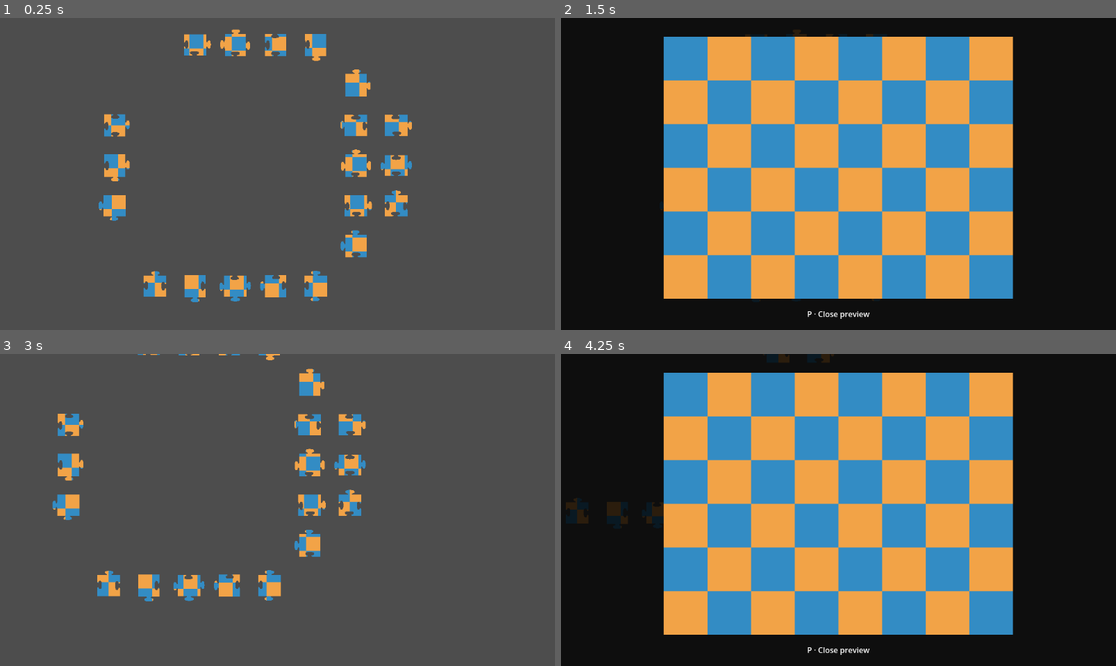
Above: before the commit, frames 1-4 (two rows, left to right).
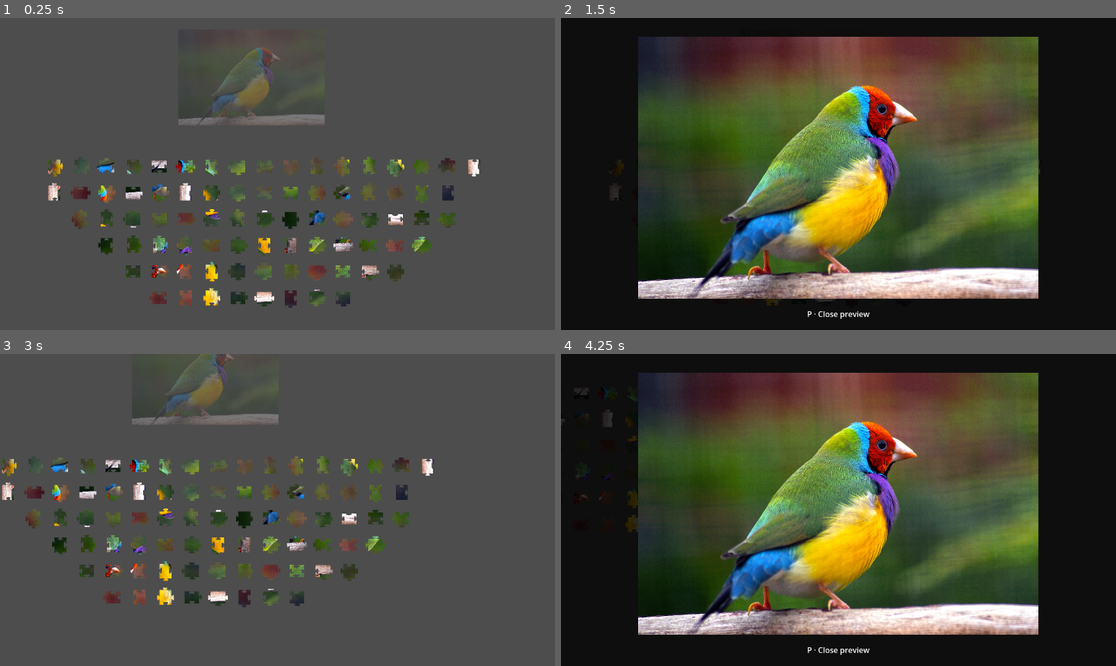
Above: after the commit, the same moments.

Repository: sempitern0/JigsawG
Game: Godot game, scene res://examples/puzzle_lab.tscn
The game is run twice, just before and just after one commit, with the same random seed, the same clock (stepped at 60 frames per second) and the same inputs.
Inputs (mouse positions are in pixels of both pictures, inside the frame that each line leads up to):
- Up to frame 1 (0.25 s): no input
- Up to frame 2 (1.5 s): tap Enter at 0.5 s; move the mouse to (960, 158) at 0.52 s; tap P at 0.6 s; click (960, 158) at 0.67 s; tap Space at 1.25 s; drag from (727, 189) to (810, 236) at 1.27 s
- Up to frame 3 (3 s): tap Enter at 2 s; move the mouse to (333, 441) at 2.02 s; tap P at 2.1 s; click (333, 441) at 2.17 s; tap Space at 2.75 s; drag from (249, 572) to (111, 463) at 2.77 s
- Up to frame 4 (4.25 s): tap Enter at 3.5 s; move the mouse to (1005, 556) at 3.52 s; tap P at 3.6 s; click (1005, 556) at 3.67 s

The runs differ from the first frame. In frame 1, 13% of the frame differs, in the area x 8-87%, y 3-93%; in frame 2, 60%; in frame 3, 12%; in frame 4, 60%, in the area x 0-87%, y 0-90%.

Commit message:
refactor(example): preserve puzzle lab settings in root config Resource

Diff:
--- a/examples/configs/standard_puzzle.tres
+++ b/examples/configs/standard_puzzle.tres
@@ -1,16 +1,19 @@
-[gd_resource type="Resource" script_class="JigsawPuzzleConfig" load_steps=10 format=3]
+[gd_resource type="Resource" script_class="JigsawPuzzleConfig" load_steps=11 format=3]
 
 [ext_resource type="Script" path="res://addons/jigsawg/resources/jigsaw_puzzle_config.gd" id="1"]
 [ext_resource type="Script" path="res://addons/jigsawg/resources/jigsaw_gameplay_settings.gd" id="2"]
 [ext_resource type="Script" path="res://addons/jigsawg/resources/jigsaw_camera_settings.gd" id="3"]
 [ext_resource type="Script" path="res://addons/jigsawg/resources/jigsaw_appearance_settings.gd" id="4"]
 [ext_resource type="Script" path="res://addons/jigsawg/resources/jigsaw_feedback_settings.gd" id="5"]
+[ext_resource type="Texture2D" path="res://examples/images/wallpaperflare.com_wallpaper.jpg" id="6"]
 
 [sub_resource type="Resource" id="Gameplay"]
 script = ExtResource("2")
 game_mode = 0
 allow_piece_rotation = true
 random_rotation_on_shuffle = true
+shuffle_mode = 2
+show_ghost_board = true
 
 [sub_resource type="Resource" id="Appearance"]
 script = ExtResource("4")
@@ -21,11 +24,13 @@
 
 [sub_resource type="Resource" id="Feedback"]
 script = ExtResource("5")
+connect_animation_duration = 0.31
 
 [resource]
 script = ExtResource("1")
-columns = 5
-rows = 4
+puzzle_texture = ExtResource("6")
+columns = 10
+rows = 8
 silhouette_variants = 3
 gameplay = SubResource("Gameplay")
 appearance = SubResource("Appearance")
